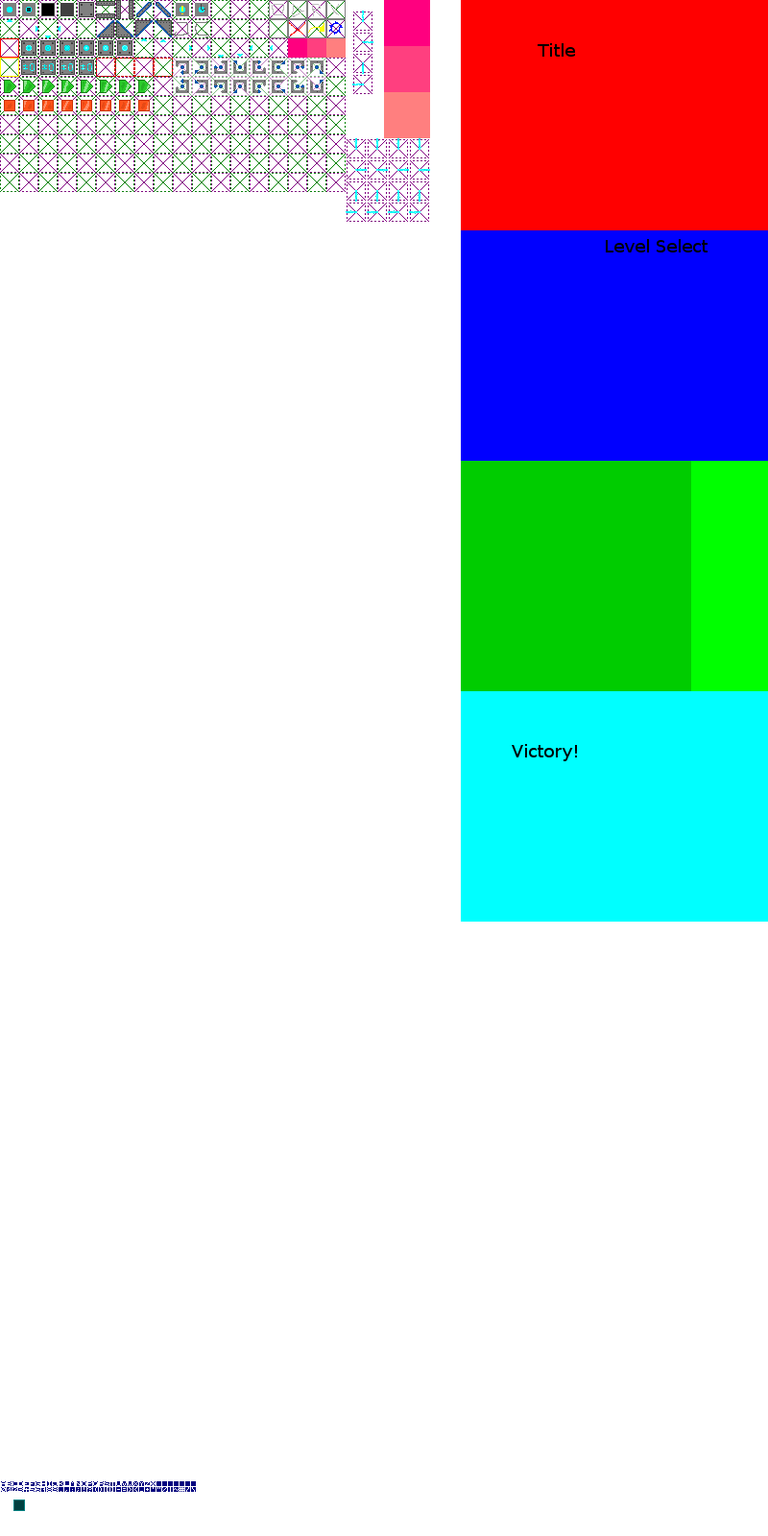
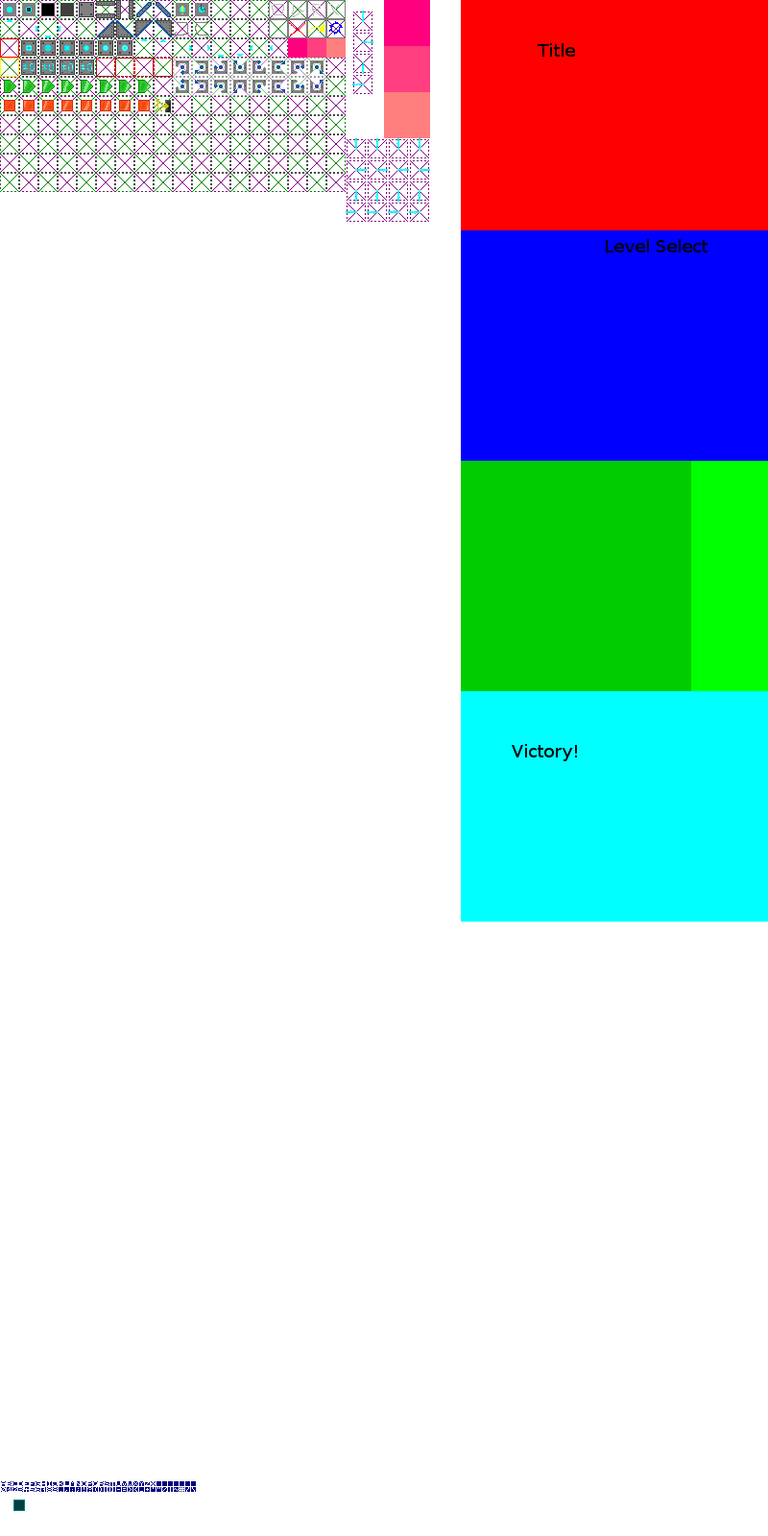
Layers edited between the first and the second 768 × 1536 image:
painted on "stuff" over [154, 98, 171, 113]
